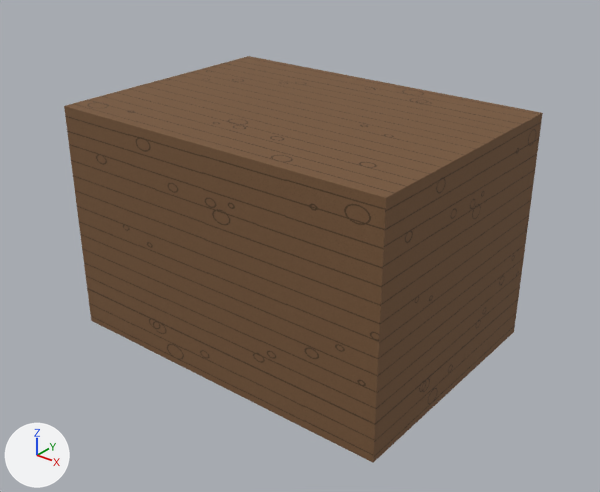
The OBJ model Assets/ProjectOEN/ProductionArt/Meshes/props_tools/pr-004_supply_crate__closed.obj: old version first, new version second.
Rendered twice from a camera (50 mm lens) standing at (1.3, -1.626, 1.268) and looking at (0.022, -0.028, 0.277). Every picture has the same lights, and +X, +Y and +Z are marked at lower left. The picture after the commit comes second. Where no turn or scale is listed for an object, it has been applied to the vertices. Vertices at exactly the same position are counted once.

Objects in the first picture: 'pr-004_supply_crate__closed'.
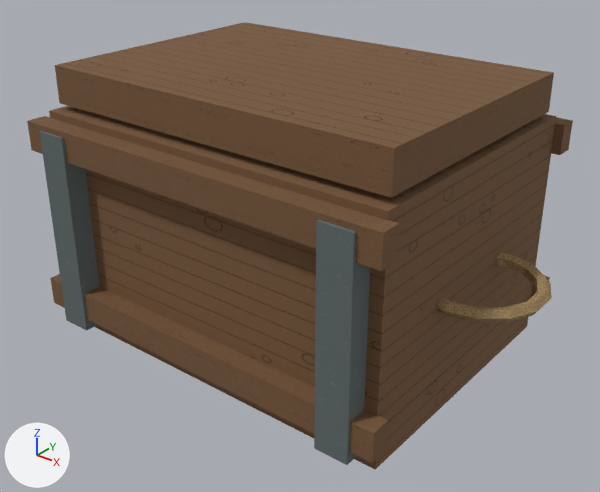
The edits, one by one:
Picture 'rope_albedo.png' (img_rope_albedo_png) is new.
Material 'Rope' (mat_rope) is new.
Its texture is img_rope_albedo_png.
Its roughness is 0.89.
me_pr_004_supply_crate__closed is used by ob_pr_004_supply_crate__closed; location (0.0, 0.0, 0.0).
me_pr_004_supply_crate__closed had 24 vertices, 36 faces and spanned x -0.5..0.5, y -0.36..0.36, z 0.0..0.65.
me_pr_004_supply_crate__closed now has 236 vertices, 424 faces and spans x -0.709..0.709, y -0.45..0.483, z 0.014..0.755.
me_pr_004_supply_crate__closed part 1: a new loose piece, a box spanning x -0.525..0.525, y -0.39..0.39, z 0.014..0.639, in mat_wood (picture img_wood_albedo_png).
me_pr_004_supply_crate__closed part 2: a new loose piece, a box spanning x -0.55..0.55, y 0.387..0.442, z 0.08..0.16, in mat_wood (picture img_wood_albedo_png).
me_pr_004_supply_crate__closed part 3: a new loose piece, a box spanning x -0.55..0.55, y -0.442..-0.387, z 0.08..0.16, in mat_wood (picture img_wood_albedo_png).
me_pr_004_supply_crate__closed part 4: a new loose piece, a box spanning x -0.55..0.55, y 0.388..0.443, z 0.54..0.62, in mat_wood (picture img_wood_albedo_png).
me_pr_004_supply_crate__closed part 5: a new loose piece, a box spanning x -0.55..0.55, y -0.442..-0.387, z 0.54..0.62, in mat_wood (picture img_wood_albedo_png).
me_pr_004_supply_crate__closed part 6: a new loose piece, a box spanning x -0.49..-0.4, y -0.45..-0.39, z 0.048..0.605, in mat_metal (picture img_metal_albedo_png).
me_pr_004_supply_crate__closed part 7: a new loose piece, a box spanning x 0.4..0.49, y -0.45..-0.39, z 0.048..0.605, in mat_metal (picture img_metal_albedo_png).
me_pr_004_supply_crate__closed part 8: a new loose piece, a box spanning x -0.515..0.515, y -0.363..0.363, z 0.655..0.755, in mat_wood (picture img_wood_albedo_png).
me_pr_004_supply_crate__closed part 9: a new loose piece of 70 vertices spanning x 0.381..0.709, y -0.168..0.168, z 0.309..0.344, in mat_rope (picture img_rope_albedo_png).
Part 10, on me_pr_004_supply_crate__closed:
8 vertices are removed from x -0.5..0.5, y -0.36..0.36, z 0.0..0.65.
12 faces are deleted.
16 vertices are added at x -0.411..0.411, y 0.433..0.483, z 0.046..0.607.
24 new faces join them, mat_wood (picture img_wood_albedo_png).
Other edits to the shape of me_pr_004_supply_crate__closed do not show in these pictures.
me_pr_004_supply_crate__closed gains material mat_rope (picture img_rope_albedo_png).

What differs and where, as boxes [x1, y1, x2, y2] in the pictures (600 x 492 px):
'pr-004_supply_crate__closed', reshaped (14% wider, 10% taller)
    before: [64, 56, 543, 462]
    after: [27, 22, 573, 469]
part 1 of me_pr_004_supply_crate__closed, added (brown)
    after: [49, 106, 556, 469]
part 2 of me_pr_004_supply_crate__closed, added (mostly hidden)
    after: [531, 276, 550, 297]
part 3 of me_pr_004_supply_crate__closed, added (brown)
    after: [50, 274, 388, 463]
part 4 of me_pr_004_supply_crate__closed, added (brown)
    after: [551, 117, 573, 155]
part 5 of me_pr_004_supply_crate__closed, added (brown)
    after: [27, 116, 399, 271]
part 6 of me_pr_004_supply_crate__closed, added
    after: [40, 131, 99, 331]
part 7 of me_pr_004_supply_crate__closed, added
    after: [314, 220, 370, 465]
part 8 of me_pr_004_supply_crate__closed, added (brown)
    after: [55, 22, 554, 198]
part 9 of me_pr_004_supply_crate__closed, added (brown)
    after: [437, 252, 552, 323]
part 10 of me_pr_004_supply_crate__closed, built on (brown)
    before: [64, 56, 543, 462]
